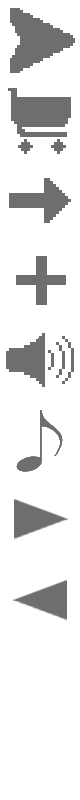
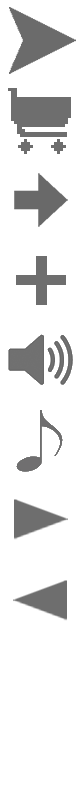
Two versions of the same layered image (80 x 800). Layer-by-layer changes:
hid "Layer 3" over [6, 8, 75, 387]
added layer "Layer 7" above "Layer 6" over [14, 173, 68, 227]
added layer "Layer 6" above "Layer 5" over [8, 334, 73, 385]
added layer "Layer 5" above "Layer 4" over [9, 7, 76, 74]
painted on "Layer 1" over [9, 178, 71, 223]
